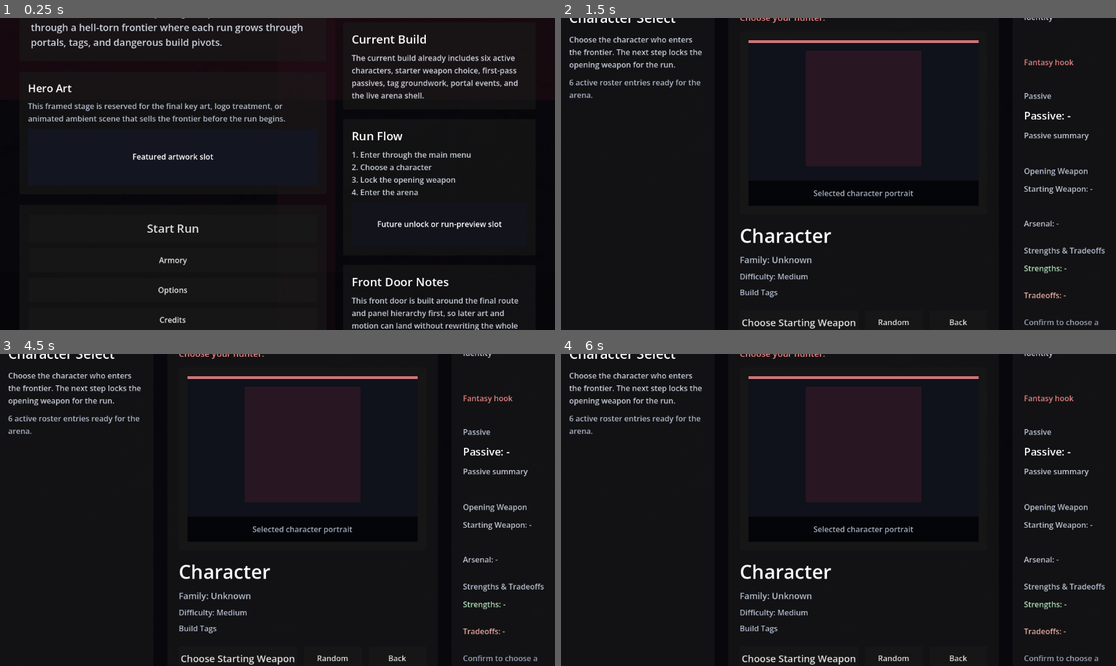
Above: before the commit, frames 1-4 (two rows, left to right).
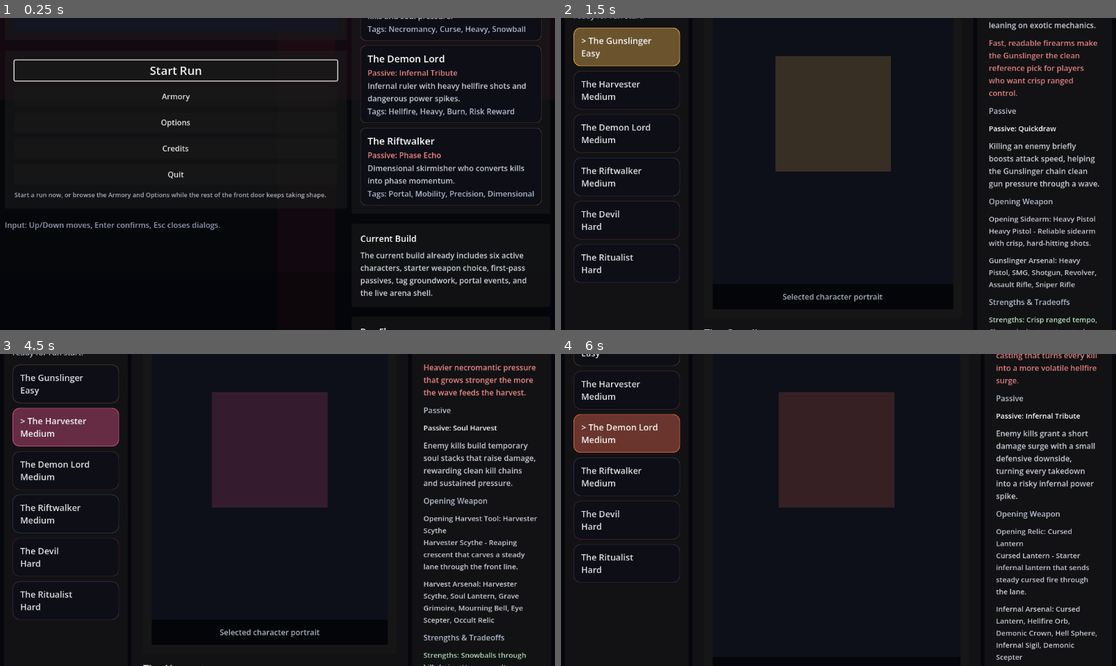
Above: after the commit, the same moments.

Repository: KevinRabbe/bullet-hell-roughe-lite
Game: Godot game, scene res://scenes/ui/MainMenu.tscn
Two runs of this game, one before a commit and one after it. Both use one fixed random seed, a clock stepped at 60 frames per second and the inputs below.
Inputs (mouse positions are in pixels of both pictures, inside the frame that each line leads up to):
- Up to frame 1 (0.25 s): no input
- Up to frame 2 (1.5 s): click "Start Run" at 0.5 s; click (627, 46) at 1.25 s, where only the run after the commit has a clickable "> The Gunslinger Easy"
- Up to frame 3 (4.5 s): click (66, 382) at 2 s, where only the run after the commit has a clickable "> The Gunslinger Easy"; click (238, 656) at 2.75 s, where only the run before the commit has a clickable "Choose Starting Weapon"; click (333, 656) at 3.5 s, where only the run before the commit has a clickable "Random"; click (66, 425) at 4.25 s, where only the run after the commit has a clickable "The Harvester Medium"
- Up to frame 4 (6 s): click (627, 382) at 5 s, where only the run after the commit has a clickable "The Gunslinger Easy"; click (627, 469) at 5.75 s, where only the run after the commit has a clickable "The Demon Lord Medium"

The runs differ from the first frame. In frame 1, 11% of the frame differs, in the area x 0-98%, y 0-100%; in frame 2, 15%; in frame 3, 15%, in the area x 1-98%, y 0-100%; in frame 4, 14%.
Error before the commit: Parse Error: Cannot infer the type of "fullscreen" variable because the value doesn't have a set type. (res://scripts/ui/display_settings_runtime.gd:49)

Commit message:
Fix display settings parser typing

Diff:
--- a/scripts/ui/display_settings_runtime.gd
+++ b/scripts/ui/display_settings_runtime.gd
@@ -25,15 +25,15 @@
 	var load_error := config.load(CONFIG_PATH)
 	if load_error != OK:
 		return result
-	var width := max(int(config.get_value(DISPLAY_SECTION, KEY_WIDTH, DEFAULT_RESOLUTION.x)), MIN_RESOLUTION.x)
-	var height := max(int(config.get_value(DISPLAY_SECTION, KEY_HEIGHT, DEFAULT_RESOLUTION.y)), MIN_RESOLUTION.y)
+	var width: int = max(int(config.get_value(DISPLAY_SECTION, KEY_WIDTH, DEFAULT_RESOLUTION.x)), MIN_RESOLUTION.x)
+	var height: int = max(int(config.get_value(DISPLAY_SECTION, KEY_HEIGHT, DEFAULT_RESOLUTION.y)), MIN_RESOLUTION.y)
 	result["resolution"] = _normalize_resolution(Vector2i(width, height))
 	result["fullscreen"] = config.get_value(DISPLAY_SECTION, KEY_FULLSCREEN, false) == true
 	return result
 
 static func save_settings(settings: Dictionary) -> void:
 	var config := ConfigFile.new()
-	var resolution := _normalize_resolution(_extract_resolution(settings))
+	var resolution: Vector2i = _normalize_resolution(_extract_resolution(settings))
 	config.set_value(DISPLAY_SECTION, KEY_WIDTH, resolution.x)
 	config.set_value(DISPLAY_SECTION, KEY_HEIGHT, resolution.y)
 	config.set_value(DISPLAY_SECTION, KEY_FULLSCREEN, settings.get("fullscreen", false) == true)
@@ -45,8 +45,8 @@
 	return settings
 
 static func apply_settings(settings: Dictionary) -> void:
-	var resolution := _normalize_resolution(_extract_resolution(settings))
-	var fullscreen := settings.get("fullscreen", false) == true
+	var resolution: Vector2i = _normalize_resolution(_extract_resolution(settings))
+	var fullscreen: bool = settings.get("fullscreen", false) == true
 	DisplayServer.window_set_min_size(MIN_RESOLUTION)
 	if fullscreen:
 		DisplayServer.window_set_mode(DisplayServer.WINDOW_MODE_FULLSCREEN)
@@ -56,11 +56,11 @@
 
 static func cycle_resolution(settings: Dictionary, direction: int) -> Dictionary:
 	var normalized := clone_settings(settings)
-	var current := _normalize_resolution(_extract_resolution(settings))
-	var current_index := RESOLUTION_PRESETS.find(current)
+	var current: Vector2i = _normalize_resolution(_extract_resolution(settings))
+	var current_index: int = RESOLUTION_PRESETS.find(current)
 	if current_index < 0:
 		current_index = 0
-	var next_index := wrapi(current_index + direction, 0, RESOLUTION_PRESETS.size())
+	var next_index: int = wrapi(current_index + direction, 0, RESOLUTION_PRESETS.size())
 	normalized["resolution"] = RESOLUTION_PRESETS[next_index]
 	return normalized
 
@@ -73,8 +73,8 @@
 	return set_fullscreen(settings, settings.get("fullscreen", false) != true)
 
 static func build_summary(settings: Dictionary) -> String:
-	var resolution := _normalize_resolution(_extract_resolution(settings))
-	var mode := "Fullscreen" if settings.get("fullscreen", false) == true else "Windowed"
+	var resolution: Vector2i = _normalize_resolution(_extract_resolution(settings))
+	var mode: String = "Fullscreen" if settings.get("fullscreen", false) == true else "Windowed"
 	return "%s / %dx%d" % [mode, resolution.x, resolution.y]
 
 static func get_resolution(settings: Dictionary) -> Vector2i:
@@ -87,8 +87,8 @@
 	}
 
 static func settings_match(left: Dictionary, right: Dictionary) -> bool:
-	var left_resolution := _normalize_resolution(_extract_resolution(left))
-	var right_resolution := _normalize_resolution(_extract_resolution(right))
+	var left_resolution: Vector2i = _normalize_resolution(_extract_resolution(left))
+	var right_resolution: Vector2i = _normalize_resolution(_extract_resolution(right))
 	return left_resolution == right_resolution and left.get("fullscreen", false) == right.get("fullscreen", false)
 
 static func _extract_resolution(settings: Dictionary) -> Vector2i:
@@ -105,7 +105,7 @@
 static func _normalize_resolution(resolution: Vector2i) -> Vector2i:
 	if RESOLUTION_PRESETS.has(resolution):
 		return resolution
-	var fallback := DEFAULT_RESOLUTION
+	var fallback: Vector2i = DEFAULT_RESOLUTION
 	for candidate in RESOLUTION_PRESETS:
 		if candidate.x >= resolution.x and candidate.y >= resolution.y:
 			fallback = candidate
